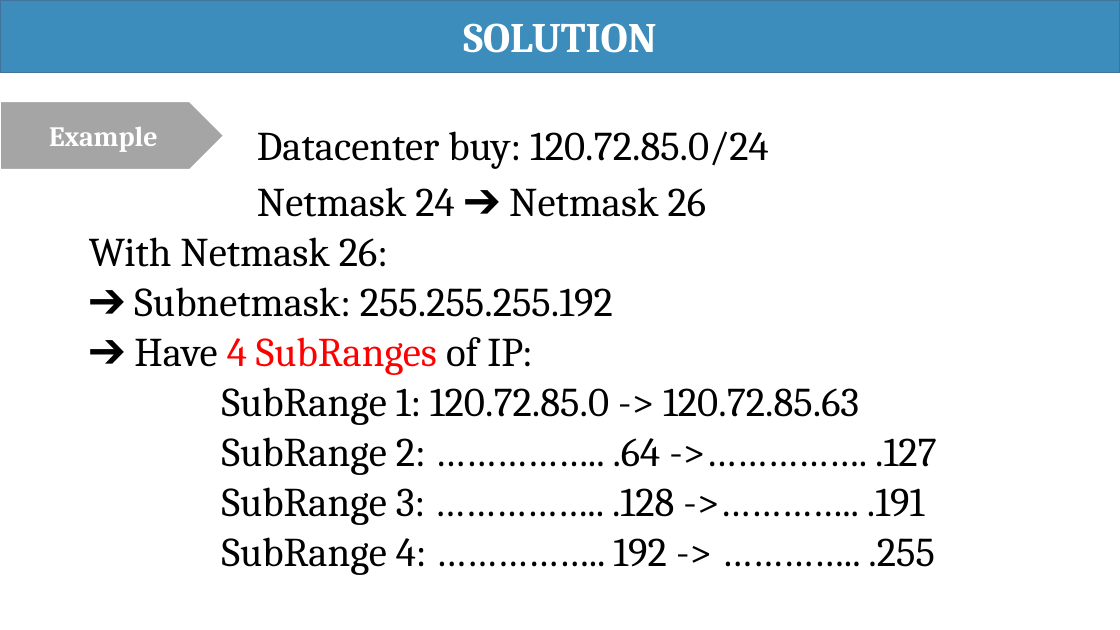
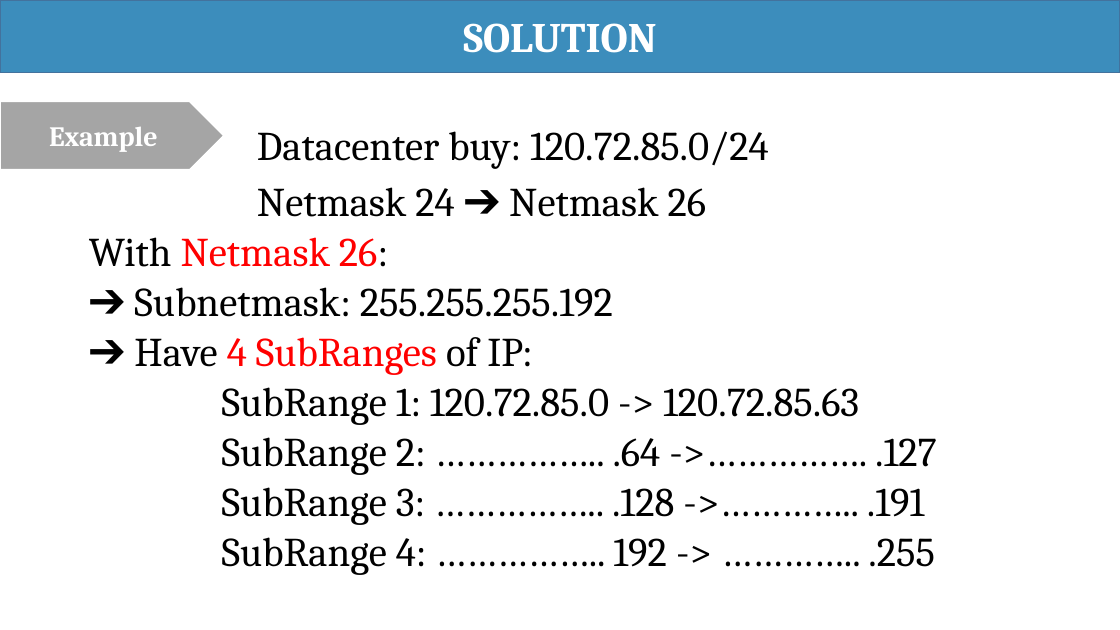
Before and after one commit to haltt051093/IMS-datacenter, a slide deck: slide 25 of Document/Presentation/IMS_20160422_Presentation.pptx (slide 23 before the commit). Drawn at 1120x630 pixels with LibreOffice and Linux fonts; fonts in the diff are those of the drawing. Boxes give left, top, right and bottom in pixels: in the first picture for what was removed or moved away, otherwise in the second. Text is boxed around its words. In the diff, an @@ line names an element or a change of style, - is before the commit and + after.

```diff
--- a/Document/Presentation/IMS_20160422_Presentation.pptx
+++ b/Document/Presentation/IMS_20160422_Presentation.pptx
@@ subtitle at [89, 237, 388, 267]: text colour #000000 to #FF0000 in "Netmask 26:" @@
```
Also in this commit, not shown: 6 other slides changed, 2 slides added, 1 other file.
